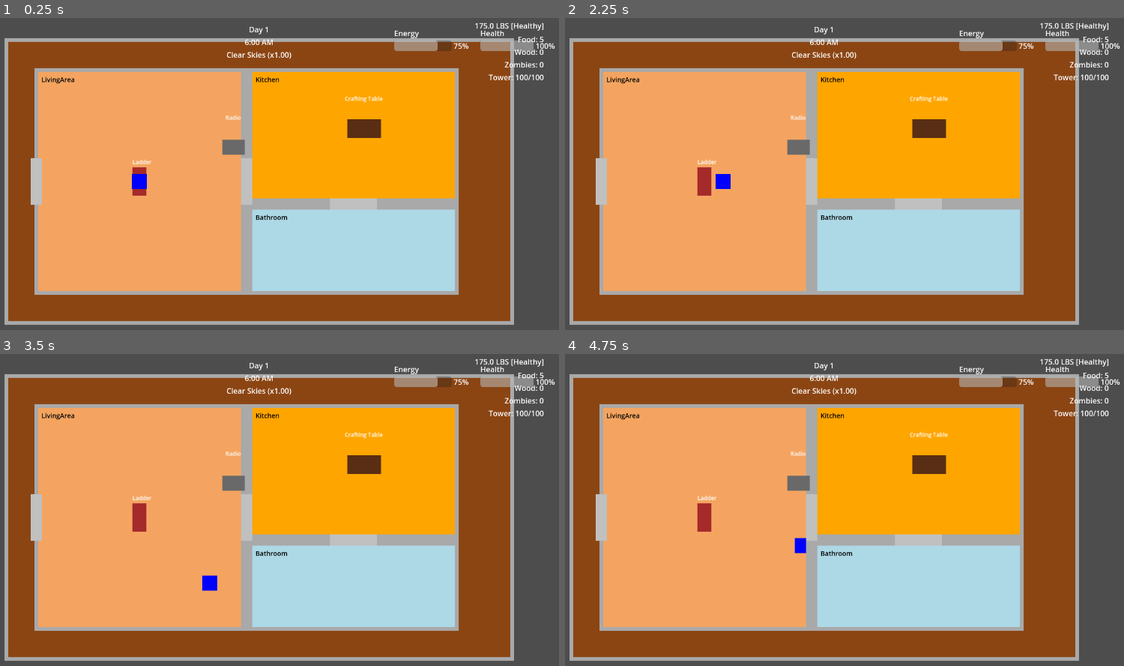
Above: before the commit, frames 1-4 (two rows, left to right).
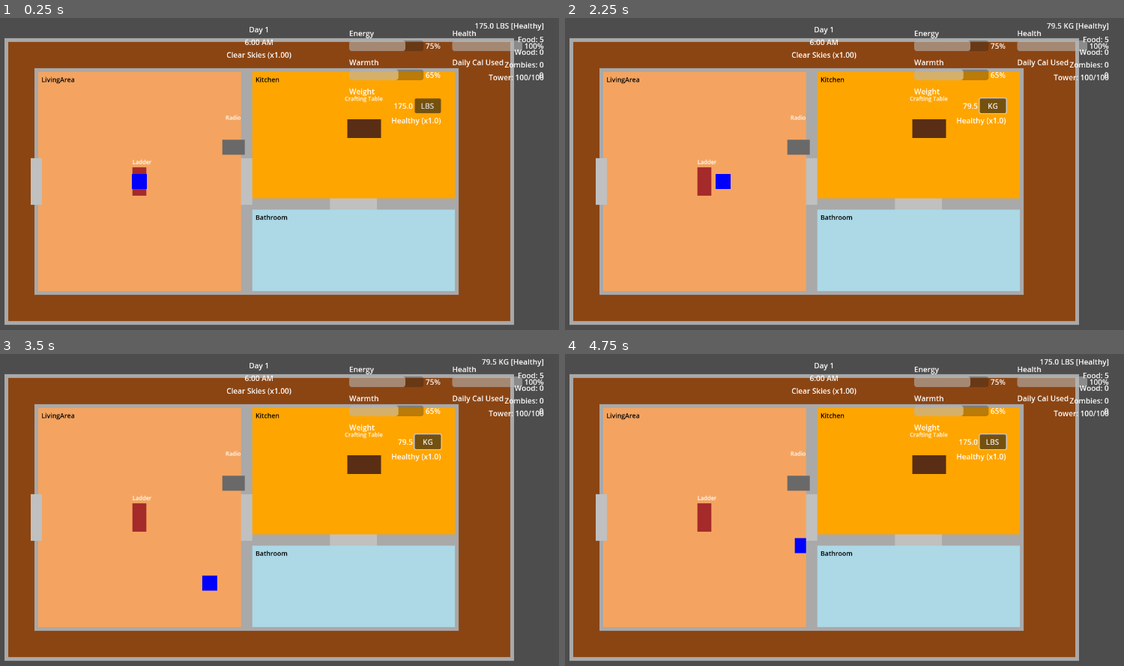
Above: after the commit, the same moments.

Repository: nexus382/firetower-game
Game: Godot game, scene res://scenes/Main.tscn
Two runs of this game, one before a commit and one after it. Both use one fixed random seed, a clock stepped at 60 frames per second and the inputs below.
Inputs (mouse positions are in pixels of both pictures, inside the frame that each line leads up to):
- Up to frame 1 (0.25 s): no input
- Up to frame 2 (2.25 s): click (995, 105) at 0.5 s, where only the run after the commit has a clickable "LBS"; click (995, 105) at 1.25 s, where only the run after the commit has a clickable "KG"; tap Enter at 2 s; move the mouse to (956, 164) at 2.02 s; hold D (move_right) from 2.03 s (still down); hold E (interact) from 2.03 s (still down)
- Up to frame 3 (3.5 s): move the mouse to (139, 534) at 2.77 s; release D (move_right) at 2.78 s; release E (interact) at 2.78 s; hold S (move_down) from 2.78 s (still down); tap E (interact) at 2.85 s
- Up to frame 4 (4.75 s): move the mouse to (883, 444) at 3.52 s; release S (move_down) at 3.53 s; hold D (move_right) 3.53-4.28 s; hold E (interact) 3.53-4.28 s; tap Space at 4.25 s; move the mouse to (794, 584) at 4.27 s; hold W (move_up) from 4.28 s (still down); tap E (interact) at 4.35 s

The runs differ from the first frame. In frame 1, 1.9% of the frame differs, in the area x 62-100%, y 4-35%; in frame 2, 2.1%, in the area x 62-100%, y 1-35%; in frame 3, 2.1%; in frame 4, 2.0%.

Commit message:
Adjust HUD stats layout to expose warmth meter

Diff:
--- a/scenes/Main.tscn
+++ b/scenes/Main.tscn
@@ -109,7 +109,7 @@
 anchor_left = 1.0
 anchor_right = 1.0
 anchor_bottom = 0.0
-offset_left = -352.0
+offset_left = -448.0
 offset_top = 32.0
 offset_right = -32.0
 offset_bottom = 116.0
@@ -173,13 +173,14 @@
 theme_override_font_sizes/font_size = 14
 text = "Trap Armed (50% break)"
 
-[node name="Metrics" type="HBoxContainer" parent="UI/HUD/StatsBar"]
-anchor_right = 1.0
-anchor_bottom = 1.0
-size_flags_horizontal = 3
-size_flags_vertical = 1
-alignment = 2
-theme_override_constants/separation = 24
+[node name="Metrics" type="GridContainer" parent="UI/HUD/StatsBar"]
+anchor_right = 1.0
+anchor_bottom = 1.0
+size_flags_horizontal = 3
+size_flags_vertical = 1
+columns = 2
+theme_override_constants/h_separation = 24
+theme_override_constants/v_separation = 12
 
 [node name="TiredStat" type="VBoxContainer" parent="UI/HUD/StatsBar/Metrics"]
 custom_minimum_size = Vector2(160, 0)
